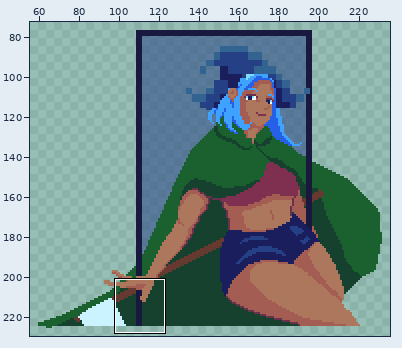
Edited in one commit: pixel-art file (ASeprite/MitchieGrande2.aseprite). The picture above shows the old version from afar; the outline marks the close-up.
Close-up. Before the edit:
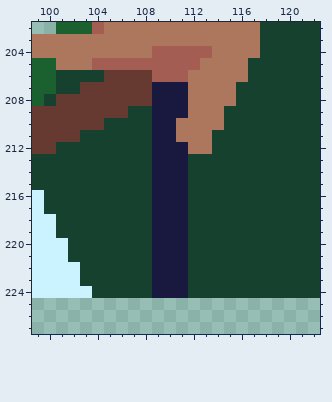
630x360 pixels, 1 frame. Shown: x 99..122, y 202..227. The wide view leaves out empty margins. The commit also changed other parts of the picture, which this record leaves out.
After the commit:
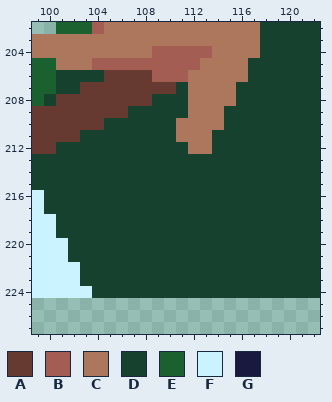
Palette (. is transparent): A #663931  B #a45d53  C #ad775e  D #17412f  E #1b612f  F #cbf2ff  G #19183f
From old to new:
layer "Flattened" added
layer "Layer 3" removed
layer "Layer 8" removed
--- layer "Flattened"
@@ x 107..113 @@
 206 AABBBCC
-207 AAGGGCC
-208 AAGGGCC
-209 DDGGGCC
-210 DDGGCCC
-211 DDGGCCC
-212 DDGGGCC
-213 DDGGGDD
-214 DDGGGDD
-215 DDGGGDD
-216 DDGGGDD
-217 DDGGGDD
-218 DDGGGDD
-219 DDGGGDD
-220 DDGGGDD
-221 DDGGGDD
-222 DDGGGDD
-223 DDGGGDD
-224 DDGGGDD
+207 AAAADCC
+208 AADDDCC
+209 DDDDDCC
+210 DDDDCCC
+211 DDDDCCC
+212 DDDDDCC
+213 DDDDDDD
+214 DDDDDDD
+215 DDDDDDD
+216 DDDDDDD
+217 DDDDDDD
+218 DDDDDDD
+219 DDDDDDD
+220 DDDDDDD
+221 DDDDDDD
+222 DDDDDDD
+223 DDDDDDD
+224 DDDDDDD
 225 .......
Boxes around the changes in both close-ups, in picture pixels (x1, y1, x2, y2):
changed: (152, 82, 188, 298)
